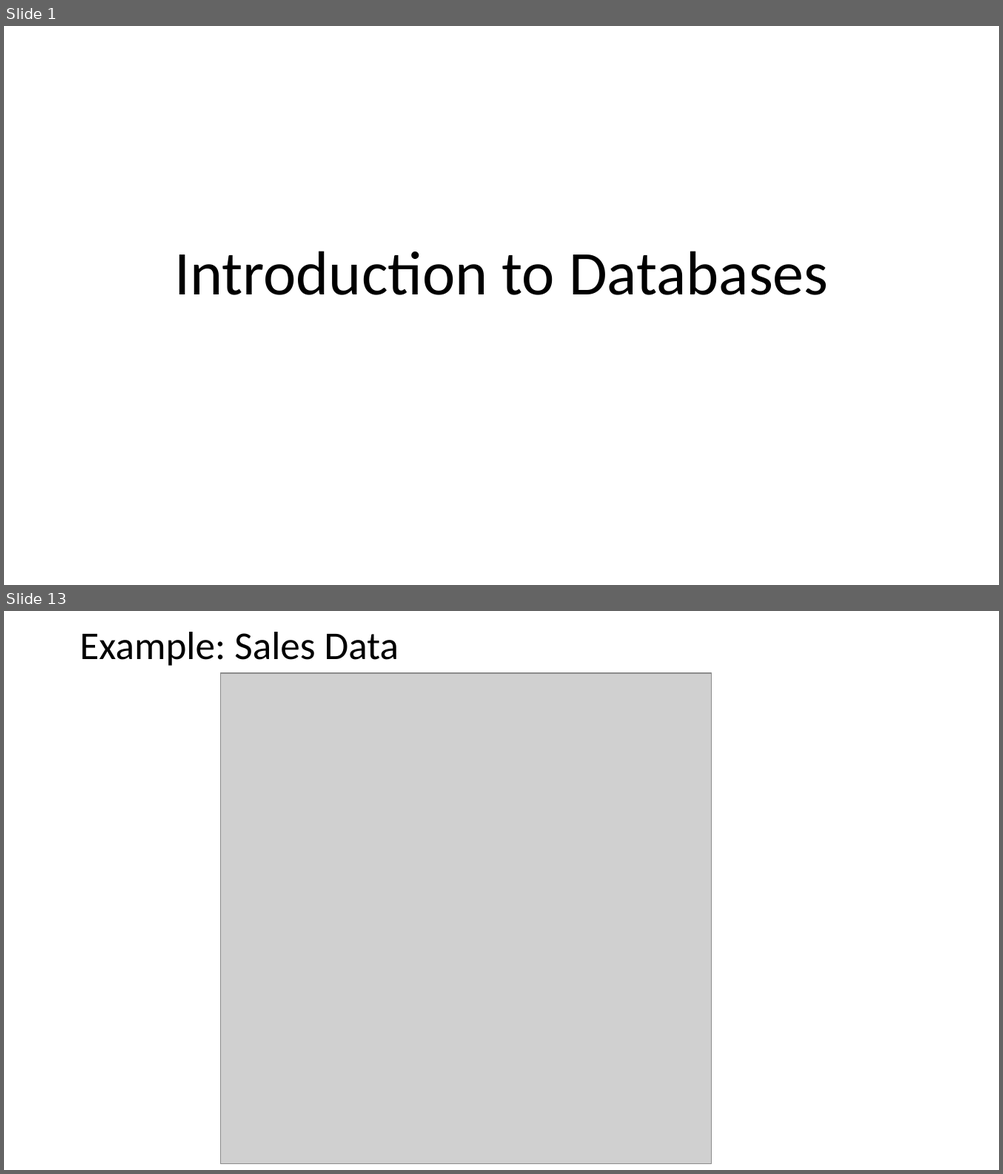
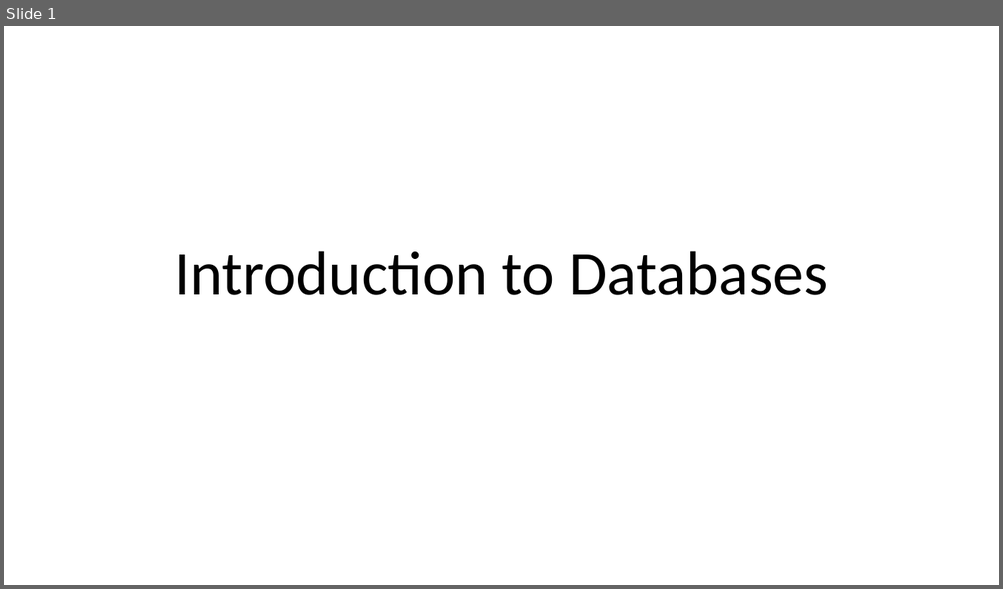
Before and after one commit to ipozdeev/it-skills-for-research, a slide deck: databases/databases_slides.pptx. Shown one above the other, each under a label of ours: slides 1 and 13 before the commit, slide 1 after it; the slides between them are not shown. The pictures are 1003x1174 and 1003x589 pixels, drawn with LibreOffice and Linux fonts; fonts in the diff are those of the drawing; grey boxes stand for pictures. Boxes give left, top, right and bottom in pixels: in the first picture for what was removed or moved away, otherwise in the second. Text is boxed around its words. In the diff, an @@ line names an element or a change of style, - is before the commit and + after.

```diff
--- a/databases/databases_slides.pptx
+++ b/databases/databases_slides.pptx
@@ slide 13 removed at (4,611,999,1170), background #FFFFFF @@
@@ title removed at (79,632,398,666) @@
-Example: Sales Data
@@ picture removed at (220,673,711,1164) @@
```
Also in this commit, not shown: 4 slides added, 24 other slides removed, 2 other files.
